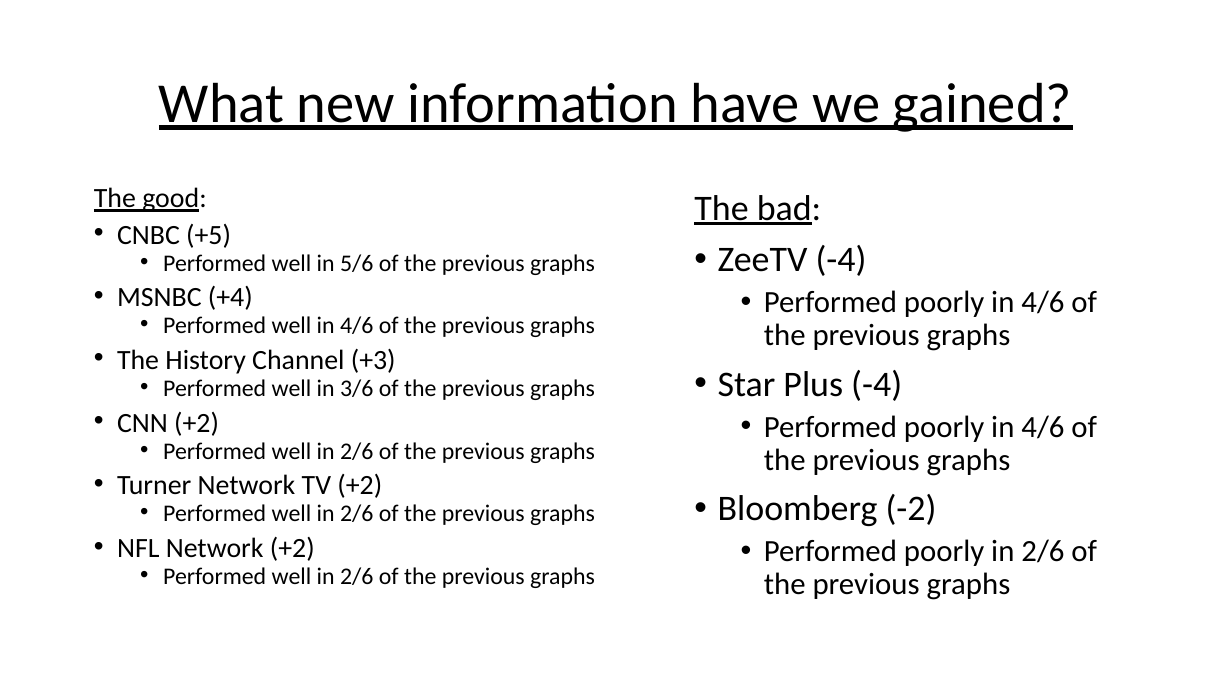
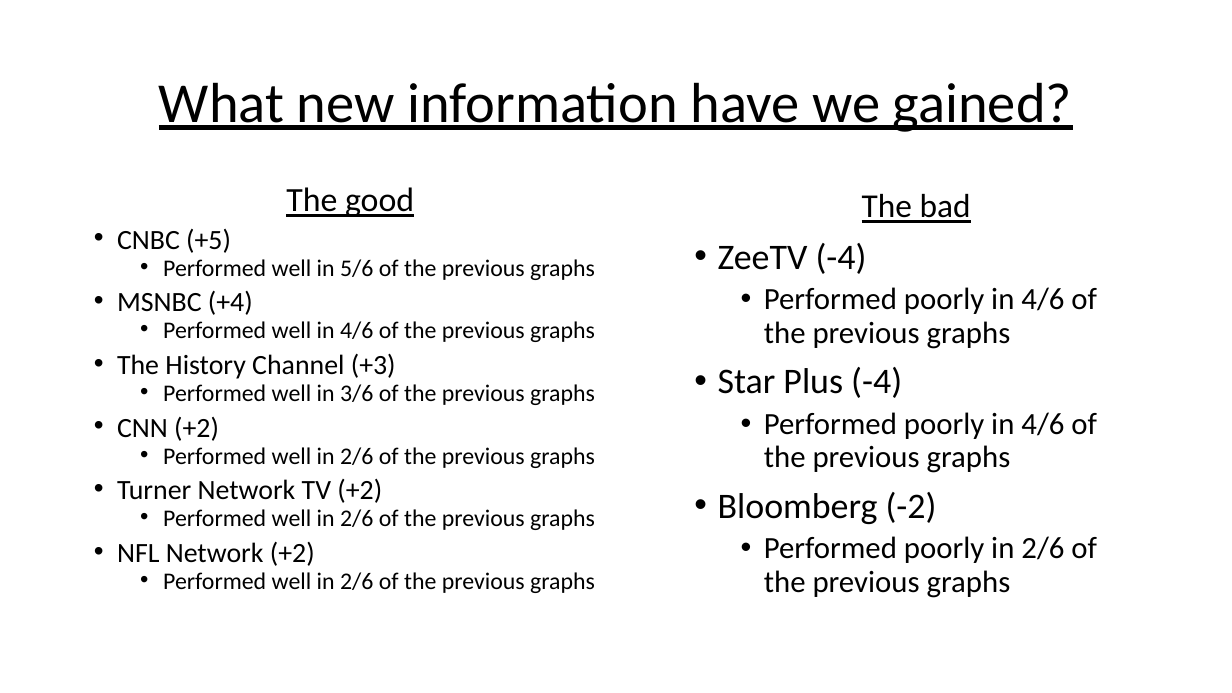
Before and after one commit to papir805/telepulse_ad_campaign_report, a slide deck: slide 17 of companyxyz_presentation copy.pptx. Drawn at 1232x693 pixels with LibreOffice and Linux fonts; fonts in the diff are those of the drawing. Boxes give left, top, right and bottom in pixels: in the first picture for what was removed or moved away, otherwise in the second. Text is boxed around its words. In the diff, an @@ line names an element or a change of style, - is before the commit and + after.

```diff
--- a/companyxyz_presentation copy.pptx
+++ b/companyxyz_presentation copy.pptx
@@ text at box(286, 187, 414, 217): text changed; size 21.7 to 26.4 pt @@
-The good:
+The good
@@ text at box(862, 194, 971, 223): text changed; size 28 to 26 pt @@
-The bad:
+The bad
```
Also in this commit, not shown: 15 other slides changed, 4 other files.
